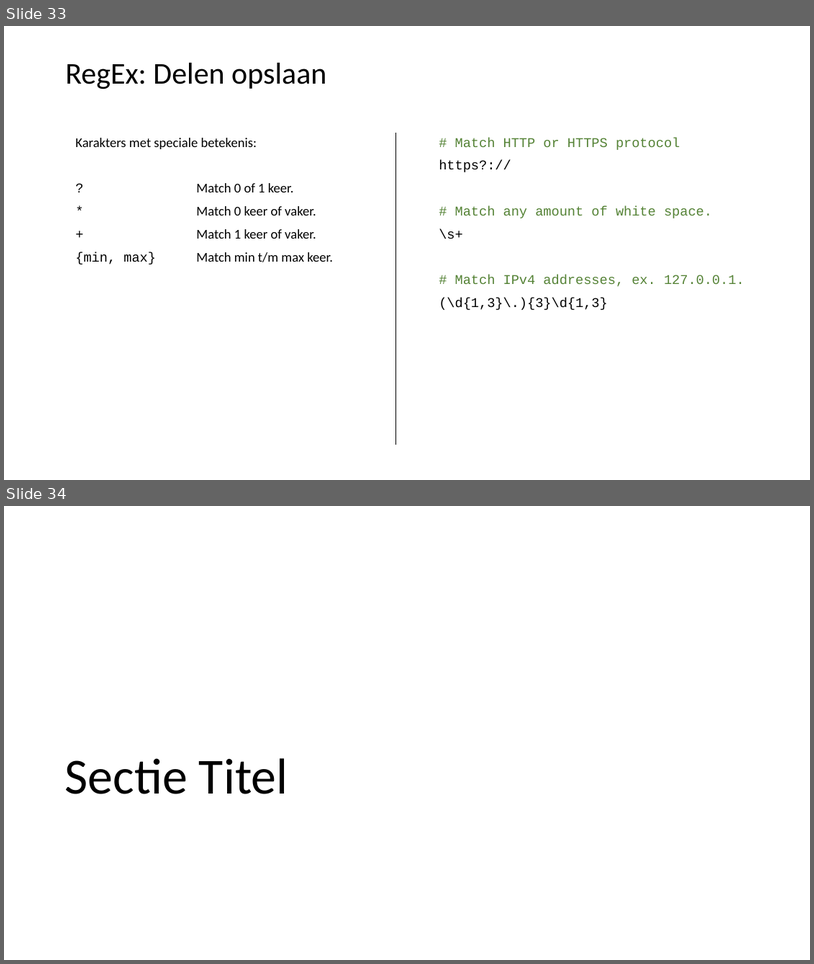
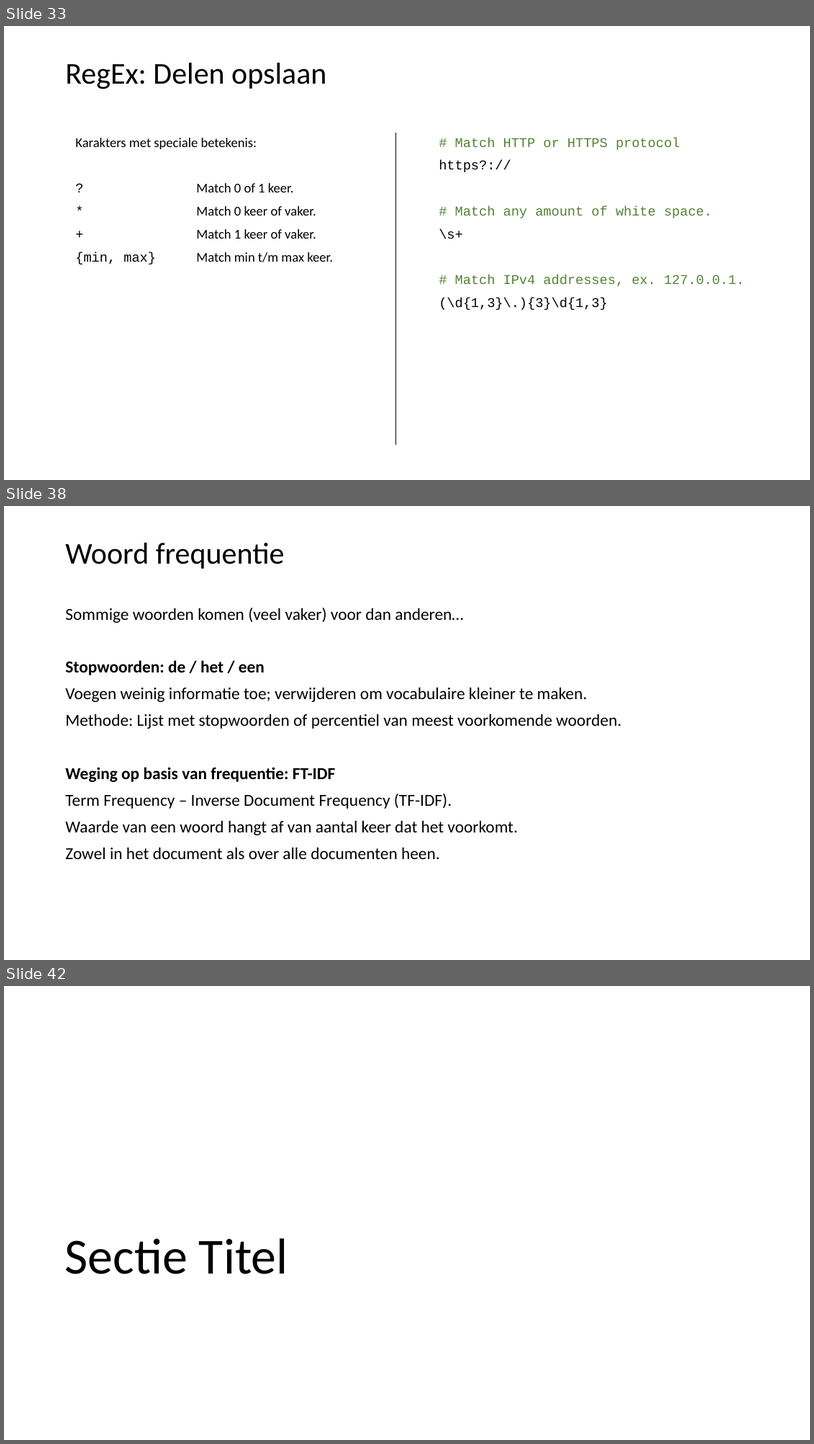
Before and after one commit to LFKoning/knowledge-sharing, a slide deck: python_trainees/5_nlp/python_traineeship_5.pptx. Shown one above the other, each under a label of ours: slides 33 and 34 before the commit, slides 33, 38 and 42 after it; the slides between them are not shown. The pictures are 814x964 and 814x1444 pixels, drawn with LibreOffice and Linux fonts; fonts in the diff are those of the drawing. Boxes give left, top, right and bottom in pixels: in the first picture for what was removed or moved away, otherwise in the second. Text is boxed around its words. In the diff, an @@ line names an element or a change of style, - is before the commit and + after.

```diff
--- a/python_trainees/5_nlp/python_traineeship_5.pptx
+++ b/python_trainees/5_nlp/python_traineeship_5.pptx
@@ slide 38 added at (4,506,810,960), background #FFFFFF @@
@@ title added at (65,543,285,569), 36 pt, text #000000 @@
+Woord frequentie
@@ text added at (65,608,622,859), 20 pt, text #000000 @@
+Sommige woorden komen (veel vaker) voor dan anderen…
+Stopwoorden: de / het / een
+Voegen weinig informatie toe; verwijderen om vocabulaire kleiner te maken.
+Methode: Lijst met stopwoorden of percentiel van meest voorkomende woorden.
+Weging op basis van frequentie: FT-IDF
+Term Frequency – Inverse Document Frequency (TF-IDF).
+Waarde van een woord hangt af van aantal keer dat het voorkomt.
+Zowel in het document als over alle documenten heen.
@@ what was slide 34 is now slide 42 @@
```
Also in this commit, not shown: 1 slide changed, 7 other slides added.
